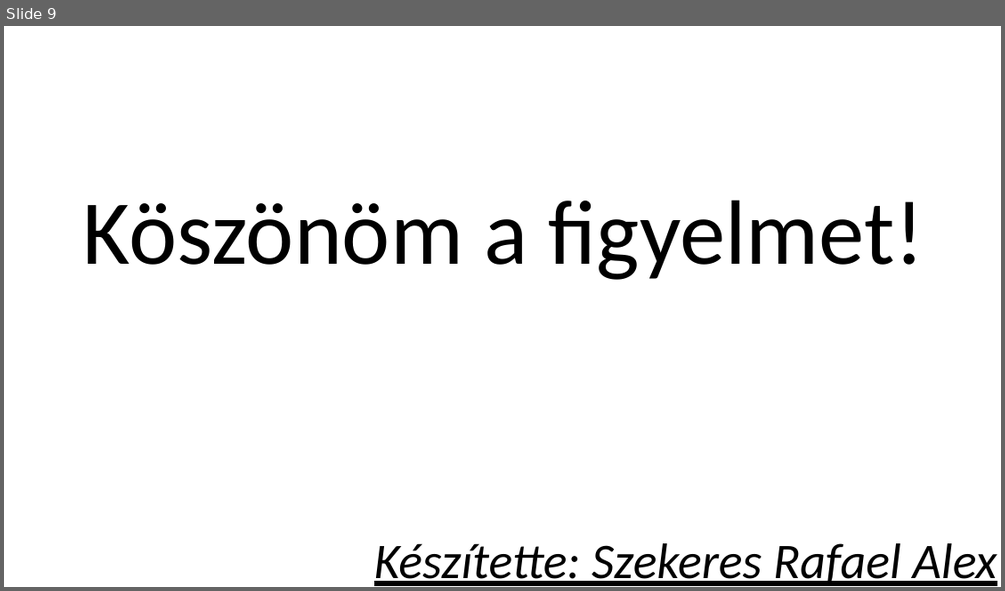
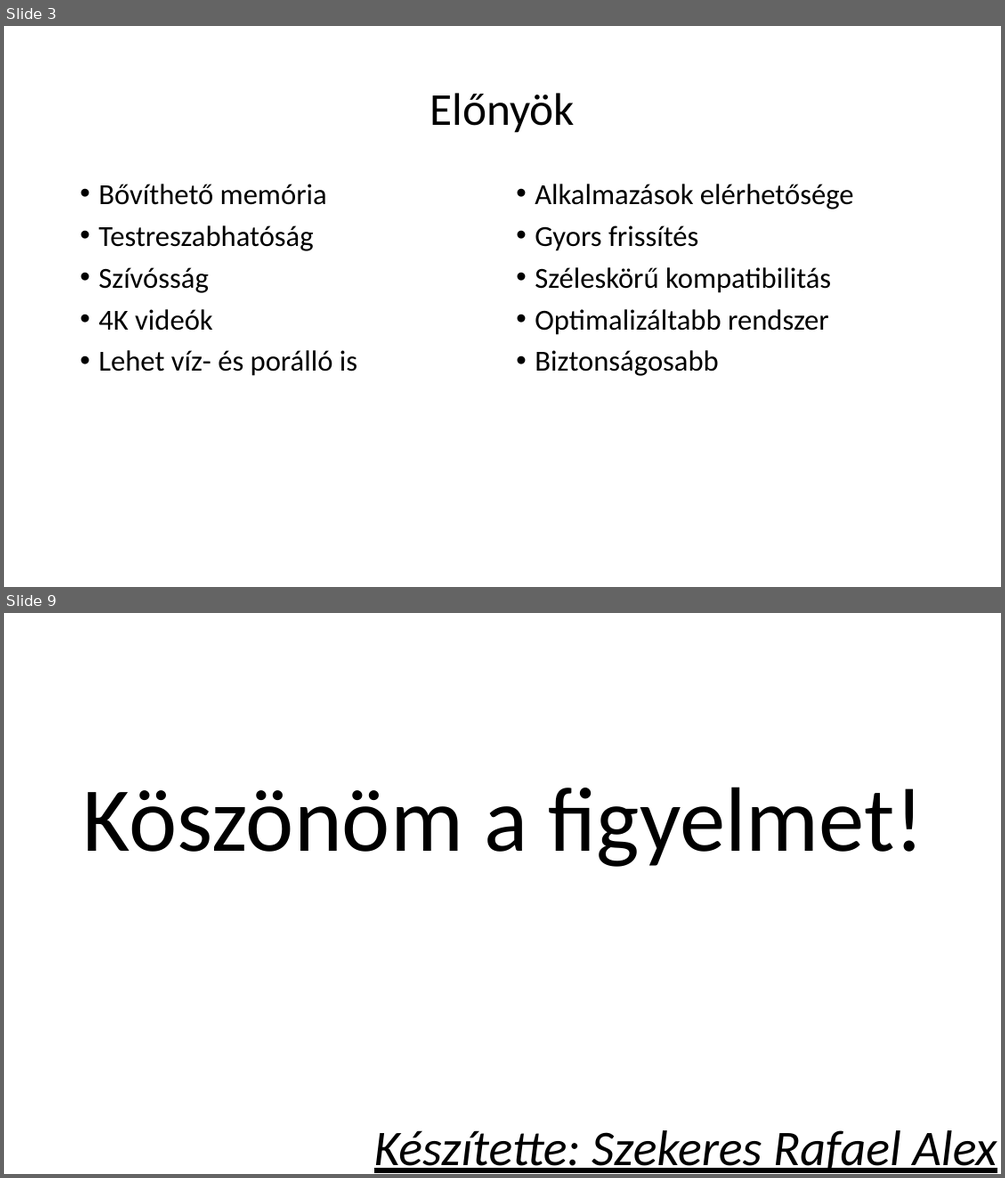
Before and after one commit to RafaelAlex123/ikt-szakmai-ppt, a slide deck: ikt powerpoint.pptx. Shown one above the other, each under a label of ours: slide 9 before the commit, slides 3 and 9 after it; the slides between them are not shown. The pictures are 1005x591 and 1005x1178 pixels, drawn with LibreOffice and Linux fonts; fonts in the diff are those of the drawing. Boxes give left, top, right and bottom in pixels: in the first picture for what was removed or moved away, otherwise in the second. Text is boxed around its words. In the diff, an @@ line names an element or a change of style, - is before the commit and + after.

```diff
--- a/ikt powerpoint.pptx
+++ b/ikt powerpoint.pptx
@@ slide 3 added at [4,26,1001,587], background #FFFFFF @@
@@ title added at [429,93,574,133], 44 pt, text #000000 @@
+Előnyök
@@ text added at [98,184,357,376], 28 pt, text #000000 @@
+• Bővíthető memória
+• Testreszabhatóság
+• Szívósság
+• 4K videók
+• Lehet víz- és porálló is
@@ text added at [534,184,854,376], 28 pt, text #000000 @@
+• Alkalmazások elérhetősége
+• Gyors frissítés
+• Széleskörű kompatibilitás
+• Optimalizáltabb rendszer
+• Biztonságosabb
```
Also in this commit, not shown: 1 slide changed, 5 other slides added, 6 slides removed.
